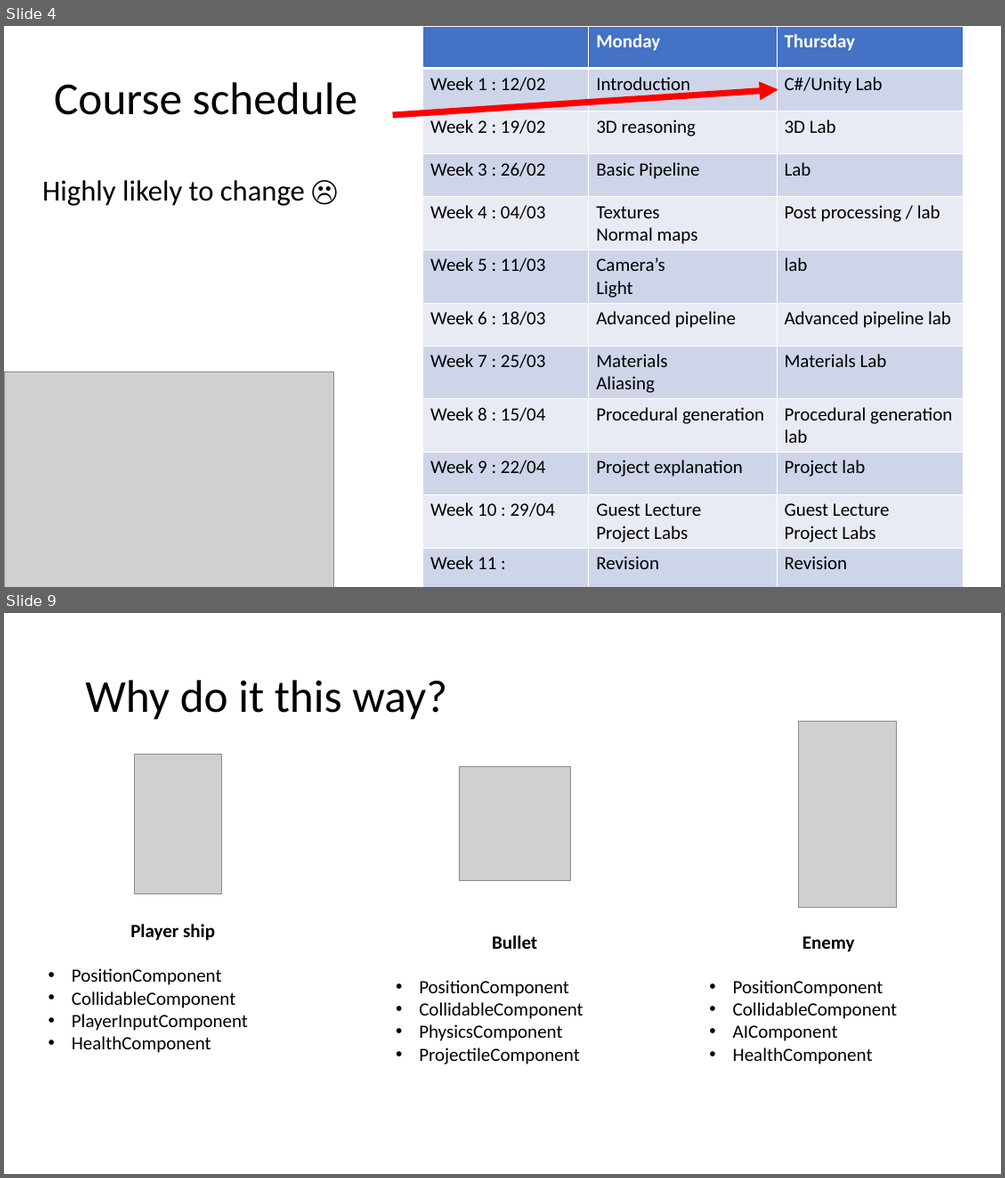
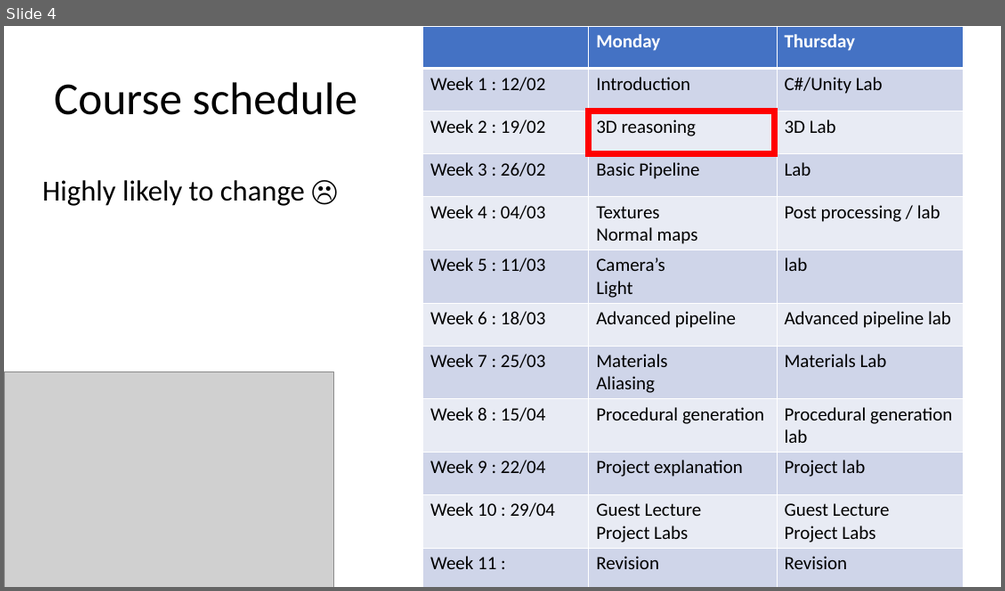
Before and after one commit to harveypekar/3dgraphics, a slide deck: course/3d_slides_w2a.pptx. Shown one above the other, each under a label of ours: slides 4 and 9 before the commit, slide 4 after it; the slides between them are not shown. The pictures are 1005x1178 and 1005x591 pixels, drawn with LibreOffice and Linux fonts; fonts in the diff are those of the drawing; grey boxes stand for pictures. Boxes give left, top, right and bottom in pixels: in the first picture for what was removed or moved away, otherwise in the second. Text is boxed around its words. In the diff, an @@ line names an element or a change of style, - is before the commit and + after.

```diff
--- a/course/3d_slides_w2a.pptx
+++ b/course/3d_slides_w2a.pptx
@@ slide 9 removed at [4, 613, 1001, 1174], background #FFFFFF @@
@@ title removed at [85, 680, 447, 720] @@
-Why do it this way?
@@ picture removed at [799, 722, 896, 907] @@
@@ picture removed at [135, 754, 222, 893] @@
@@ picture removed at [459, 766, 571, 881] @@
@@ text removed at [72, 924, 248, 1053] @@
-Player ship
-• PositionComponent
-• CollidableComponent
-• PlayerInputComponent
-• HealthComponent
@@ text removed at [419, 935, 582, 1064] @@
-Bullet
-• PositionComponent
-• CollidableComponent
-• PhysicsComponent
-• ProjectileComponent
@@ text removed at [733, 936, 897, 1064] @@
-Enemy
-• PositionComponent
-• CollidableComponent
-• AIComponent
-• HealthComponent
@@ slide 4 changed as well @@
@@ arrow removed from (393, 115) to (778, 89) @@
@@ rectangle added at [589, 111, 775, 154], outline #FF0000 6 pt @@
```
Also in this commit, not shown: 1 other slide changed, 57 slides added, 30 other slides removed.
